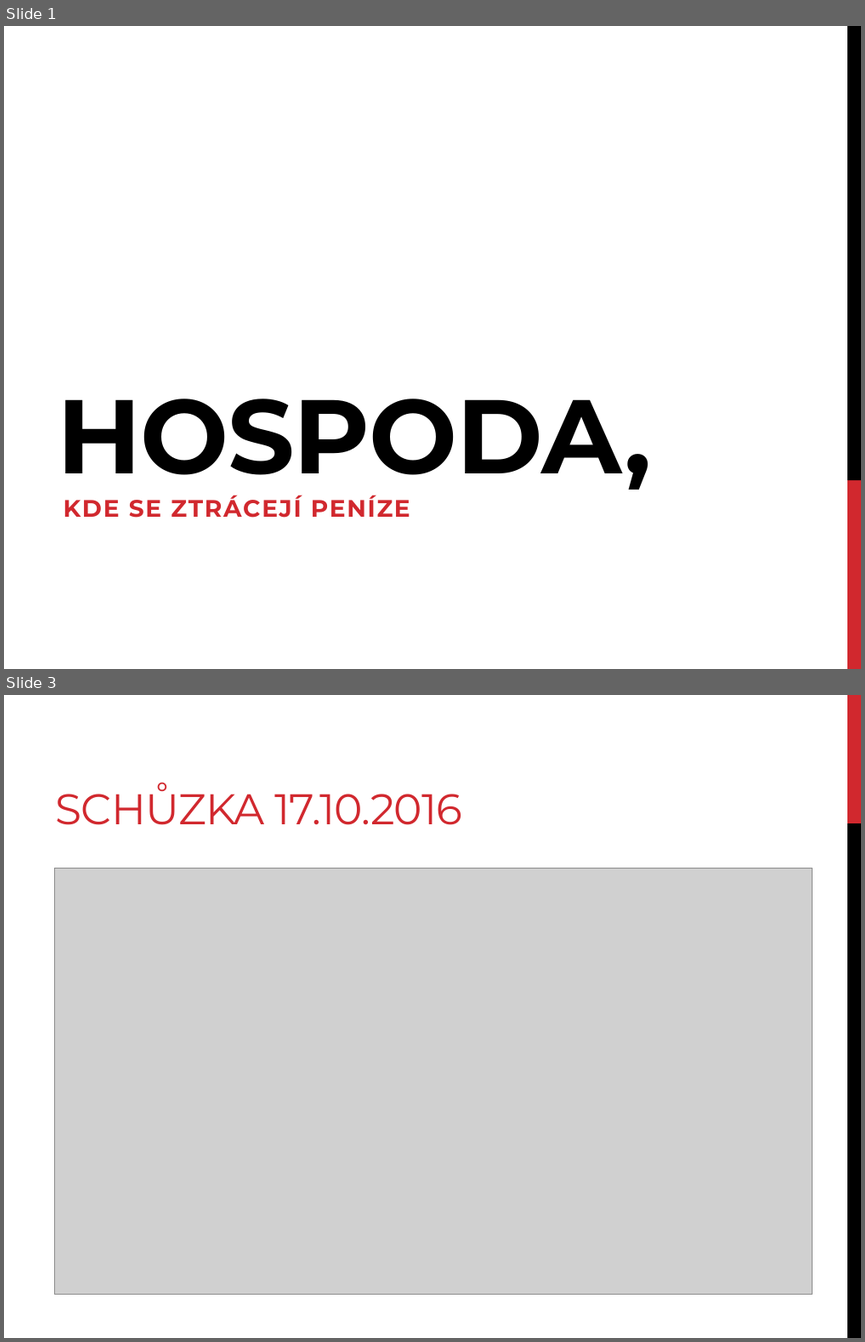
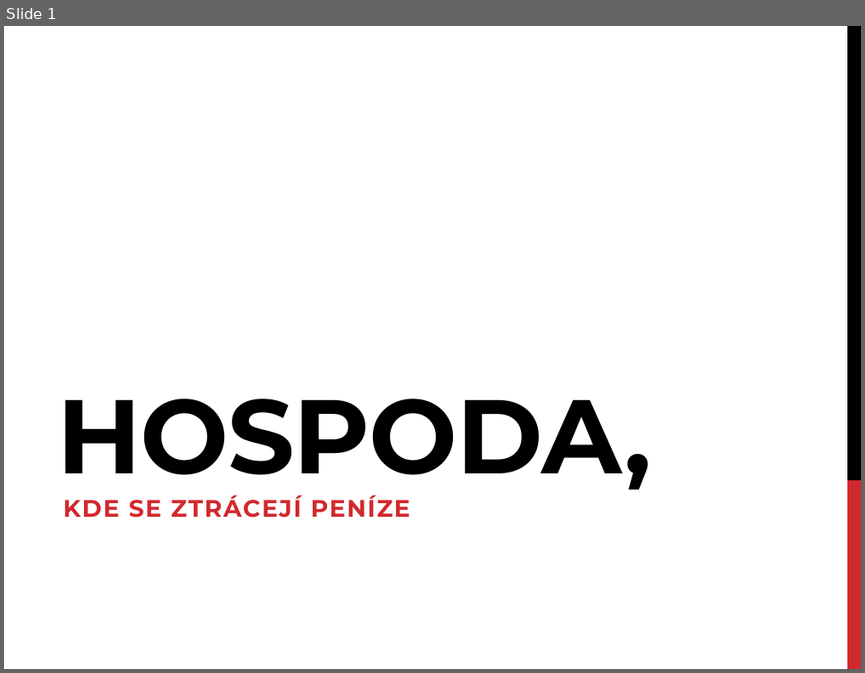
Before and after one commit to KORandi/hospoda, a slide deck: prezentace_z_2_cviceni.pptx. Shown one above the other, each under a label of ours: slides 1 and 3 before the commit, slide 1 after it; the slides between them are not shown. The pictures are 865x1342 and 865x673 pixels, drawn with LibreOffice and Linux fonts; fonts in the diff are those of the drawing; grey boxes stand for pictures. Boxes give left, top, right and bottom in pixels: in the first picture for what was removed or moved away, otherwise in the second. Text is boxed around its words. In the diff, an @@ line names an element or a change of style, - is before the commit and + after.

```diff
--- a/prezentace_z_2_cviceni.pptx
+++ b/prezentace_z_2_cviceni.pptx
@@ slide 3 removed at [4,695,861,1338], background #FFFFFF @@
@@ rectangle removed at [847,695,861,823] @@
@@ title removed at [55,783,463,825] @@
-SCHŮZKA 17.10.2016
@@ rectangle removed at [847,823,861,1338] @@
@@ picture removed at [54,868,812,1294] @@
```
Also in this commit, not shown: 8 slides added, 9 other slides removed, 8 other files.
